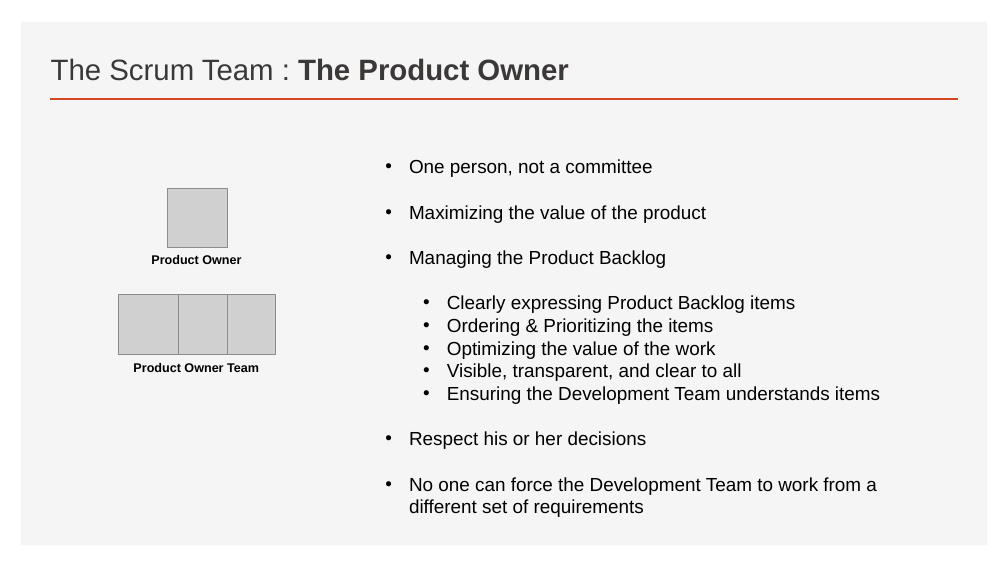
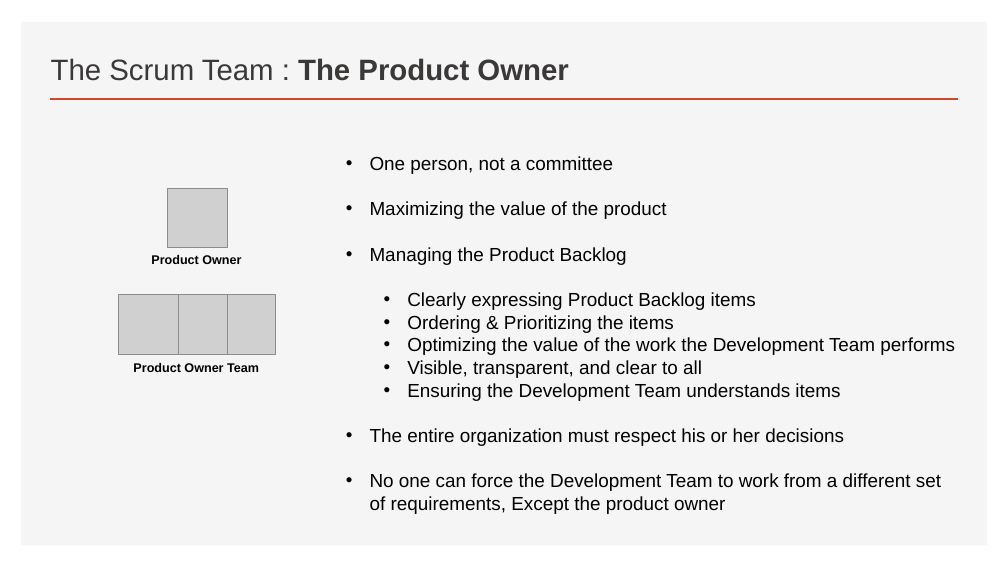
Before and after one commit to zyracuze/scrum-guide, a slide deck: slide 2 of ScrumGuide-Thailand-(Draft-TeamC)-20181006.pptx. Drawn at 1008x567 pixels with LibreOffice and Linux fonts; fonts in the diff are those of the drawing; grey boxes stand for pictures. Boxes give left, top, right and bottom in pixels: in the first picture for what was removed or moved away, otherwise in the second. Text is boxed around its words. In the diff, an @@ line names an element or a change of style, - is before the commit and + after.

Commit message:
[Modify] : Update detail text on PO part

```diff
--- a/ScrumGuide-Thailand-(Draft-TeamC)-20181006.pptx
+++ b/ScrumGuide-Thailand-(Draft-TeamC)-20181006.pptx
@@ text "One person, not a committee": place and size @@
-text "One person, not a committee" at (409,159,880,517)
+text "One person, not a committee" at (370,156,955,514)
@@ text at (407,337,955,355): text changed @@
-  • Optimizing the value of the work
+  • Optimizing the value of the work the Development Team performs
@@ text at (370,428,941,514): text changed @@
-• Respect his or her decisions
-• No one can force the Development Team to work from a different set of requirements
+• The entire organization must respect his or her decisions
+• No one can force the Development Team to work from a different set of requirements, Except the product owner
```
